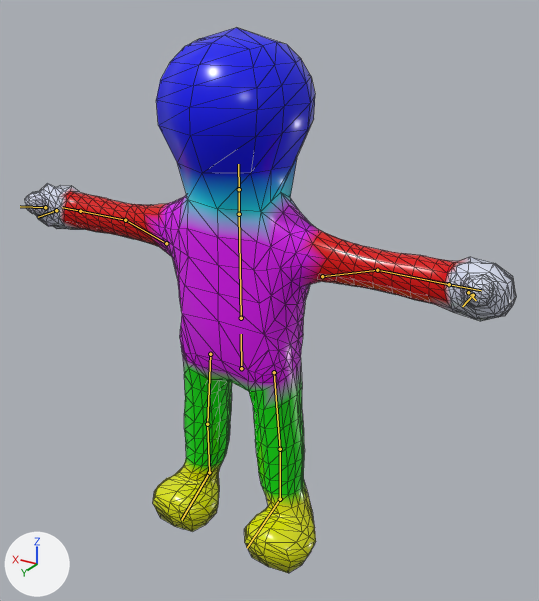
A saved change to the glTF model do-not-drop/assets/models/characters/gel/gel_body_lod1.glb.
Camera for both pictures: a camera (50 mm lens) standing at (-1.253, 1.904, 1.881) and looking at (-0.13, 0.033, 0.946). Every picture has the same lights, and +X, +Y and +Z are marked at lower left. The first picture is the older version. The bones that bend it are drawn over the model as lines. Mesh edges are drawn as thin lines.

Names of what the first picture shows: 'GelBodyLOD1'.
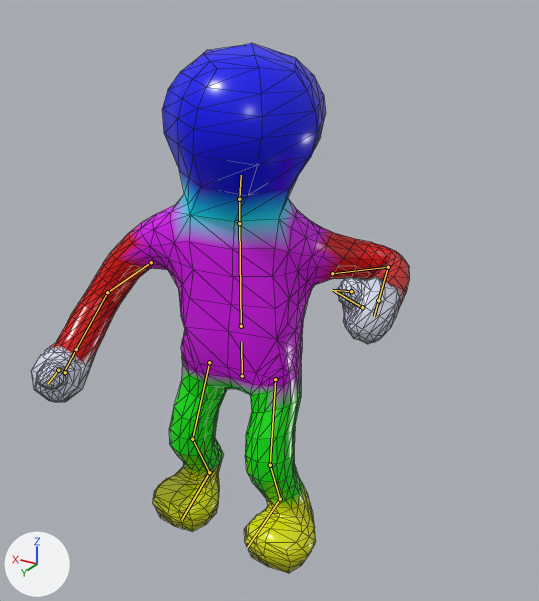
The newer file adds an action. The first version stands in its rest pose; the second is drawn at frame 62 of the action 'InspectHand'.

Changed parts and their boxes (x1, y1, x2, y2) in the pictures (539 x 601 px):
'GelBodyLOD1', posed (23% narrower)
    before: (25, 28, 516, 573)
    after: (31, 43, 410, 573)
bone 'pelvis', root to tip
    before: (241, 368) to (241, 334)
    after: (242, 376) to (241, 342)
bone 'chest', root to tip
    before: (241, 318) to (239, 214)
    after: (241, 326) to (239, 223)
bone 'head', root to tip
    before: (239, 189) to (238, 164)
    after: (239, 199) to (241, 175)
bone 'upper_arm.L', root to tip
    before: (322, 276) to (377, 270)
    after: (332, 273) to (388, 267)
bone 'forearm.L', root to tip
    before: (377, 270) to (449, 284)
    after: (388, 267) to (378, 300)
bone 'thumb.L', root to tip
    before: (468, 292) to (476, 300)
    after: (351, 291) to (332, 290)
bone 'upper_arm.R', root to tip
    before: (166, 243) to (125, 220)
    after: (151, 262) to (107, 292)
bone 'forearm.R', root to tip
    before: (125, 220) to (80, 211)
    after: (107, 292) to (76, 349)
bone 'thigh.L', root to tip
    before: (274, 372) to (280, 449)
    after: (275, 379) to (270, 465)
bone 'shin.L', root to tip
    before: (280, 449) to (280, 499)
    after: (270, 465) to (280, 499)
bone 'thigh.R', root to tip
    before: (210, 354) to (207, 424)
    after: (209, 362) to (192, 439)
bone 'shin.R', root to tip
    before: (207, 424) to (209, 472)
    after: (192, 439) to (209, 472)

Diff of the bpy script that builds the scene:
```diff
--- a/do-not-drop/assets/models/characters/gel/gel_body_lod1.glb.py
+++ b/do-not-drop/assets/models/characters/gel/gel_body_lod1.glb.py
@@ bone_pelvis @@
 bone_pelvis = bpy.data.objects['GelSkeleton'].pose.bones['pelvis']
-bone_pelvis.location = (0.0, 0.0, 0.0)
-bone_pelvis.rotation_quaternion = (1.0, 0.0, 0.0, 0.0)  # degrees (0, 0, 0)
+bone_pelvis.location = (0.0, -0.03, 0.0)
+bone_pelvis.rotation_quaternion = (1.0, 0.0, 0.029, 0.0)  # degrees (0, 3, 0)
@@ bone_chest @@
 bone_chest = bpy.data.objects['GelSkeleton'].pose.bones['chest']  # child of 'pelvis'
-bone_chest.rotation_quaternion = (1.0, 0.0, 0.0, 0.0)  # degrees (0, 0, 0)
+bone_chest.rotation_quaternion = (0.986, 0.005, 0.164, -0.003)  # degrees (0, 19, 0)
@@ bone_head @@
 bone_head = bpy.data.objects['GelSkeleton'].pose.bones['head']  # child of 'neck'
-bone_head.rotation_quaternion = (1.0, 0.0, 0.0, 0.0)  # degrees (0, 0, 0)
+bone_head.rotation_quaternion = (0.98, 0.068, 0.18, -0.04)  # degrees (7, 21, -3)
@@ bone_upper_arm_l @@
 bone_upper_arm_l = bpy.data.objects['GelSkeleton'].pose.bones['upper_arm.L']  # child of 'chest'
-bone_upper_arm_l.rotation_quaternion = (1.0, 0.0, 0.0, 0.0)  # degrees (0, 0, 0)
+bone_upper_arm_l.rotation_quaternion = (0.993, -0.006, 0.02, -0.118)  # degrees (-1, 2, -14)
@@ bone_forearm_l @@
 bone_forearm_l = bpy.data.objects['GelSkeleton'].pose.bones['forearm.L']  # child of 'upper_arm.L'
-bone_forearm_l.rotation_quaternion = (1.0, 0.0, 0.0, 0.0)  # degrees (0, 0, 0)
+bone_forearm_l.rotation_quaternion = (0.721, -0.162, -0.18, -0.649)  # degrees (0, -28, -84)
@@ bone_thumb_l @@
 bone_thumb_l = bpy.data.objects['GelSkeleton'].pose.bones['thumb.L']  # child of 'hand.L'
-bone_thumb_l.rotation_quaternion = (1.0, 0.0, 0.0, 0.0)  # degrees (0, 0, 0)
+bone_thumb_l.rotation_quaternion = (0.976, 0.211, 0.038, -0.029)  # degrees (24, 5, -2)
@@ bone_upper_arm_r @@
 bone_upper_arm_r = bpy.data.objects['GelSkeleton'].pose.bones['upper_arm.R']  # child of 'chest'
-bone_upper_arm_r.rotation_quaternion = (1.0, 0.0, 0.0, 0.0)  # degrees (0, 0, 0)
+bone_upper_arm_r.rotation_quaternion = (0.889, -0.426, -0.097, 0.139)  # degrees (-52, -3, 19)
@@ bone_forearm_r @@
 bone_forearm_r = bpy.data.objects['GelSkeleton'].pose.bones['forearm.R']  # child of 'upper_arm.R'
-bone_forearm_r.rotation_quaternion = (1.0, 0.0, 0.0, 0.0)  # degrees (0, 0, 0)
+bone_forearm_r.rotation_quaternion = (0.958, -0.024, 0.084, 0.275)  # degrees (0, 10, 32)
@@ bone_thigh_l @@
 bone_thigh_l = bpy.data.objects['GelSkeleton'].pose.bones['thigh.L']  # child of 'pelvis'
-bone_thigh_l.rotation_quaternion = (1.0, 0.0, 0.0, 0.0)  # degrees (0, 0, 0)
+bone_thigh_l.rotation_quaternion = (0.988, -0.153, 0.018, -0.007)  # degrees (-18, 2, -1)
@@ bone_shin_l @@
 bone_shin_l = bpy.data.objects['GelSkeleton'].pose.bones['shin.L']  # child of 'thigh.L'
-bone_shin_l.rotation_quaternion = (1.0, 0.0, 0.0, 0.0)  # degrees (0, 0, 0)
+bone_shin_l.rotation_quaternion = (0.941, 0.337, -0.005, 0.028)  # degrees (39, -2, 3)
@@ bone_foot_l @@
 bone_foot_l = bpy.data.objects['GelSkeleton'].pose.bones['foot.L']  # child of 'shin.L'
-bone_foot_l.rotation_quaternion = (1.0, 0.0, 0.0, 0.0)  # degrees (0, 0, 0)
+bone_foot_l.rotation_quaternion = (0.981, -0.19, 0.029, -0.002)  # degrees (-22, 3, -1)
@@ bone_thigh_r @@
 bone_thigh_r = bpy.data.objects['GelSkeleton'].pose.bones['thigh.R']  # child of 'pelvis'
-bone_thigh_r.rotation_quaternion = (1.0, 0.0, 0.0, 0.0)  # degrees (0, 0, 0)
+bone_thigh_r.rotation_quaternion = (0.99, -0.133, 0.036, 0.014)  # degrees (-15, 4, 1)
@@ bone_shin_r @@
 bone_shin_r = bpy.data.objects['GelSkeleton'].pose.bones['shin.R']  # child of 'thigh.R'
-bone_shin_r.rotation_quaternion = (1.0, 0.0, 0.0, 0.0)  # degrees (0, 0, 0)
+bone_shin_r.rotation_quaternion = (0.941, 0.338, 0.006, -0.025)  # degrees (39, 2, -2)
@@ bone_foot_r @@
 bone_foot_r = bpy.data.objects['GelSkeleton'].pose.bones['foot.R']  # child of 'shin.R'
-bone_foot_r.rotation_quaternion = (1.0, 0.0, 0.0, 0.0)  # degrees (0, 0, 0)
+bone_foot_r.rotation_quaternion = (0.978, -0.205, -0.028, 0.001)  # degrees (-24, -3, 1)
```
